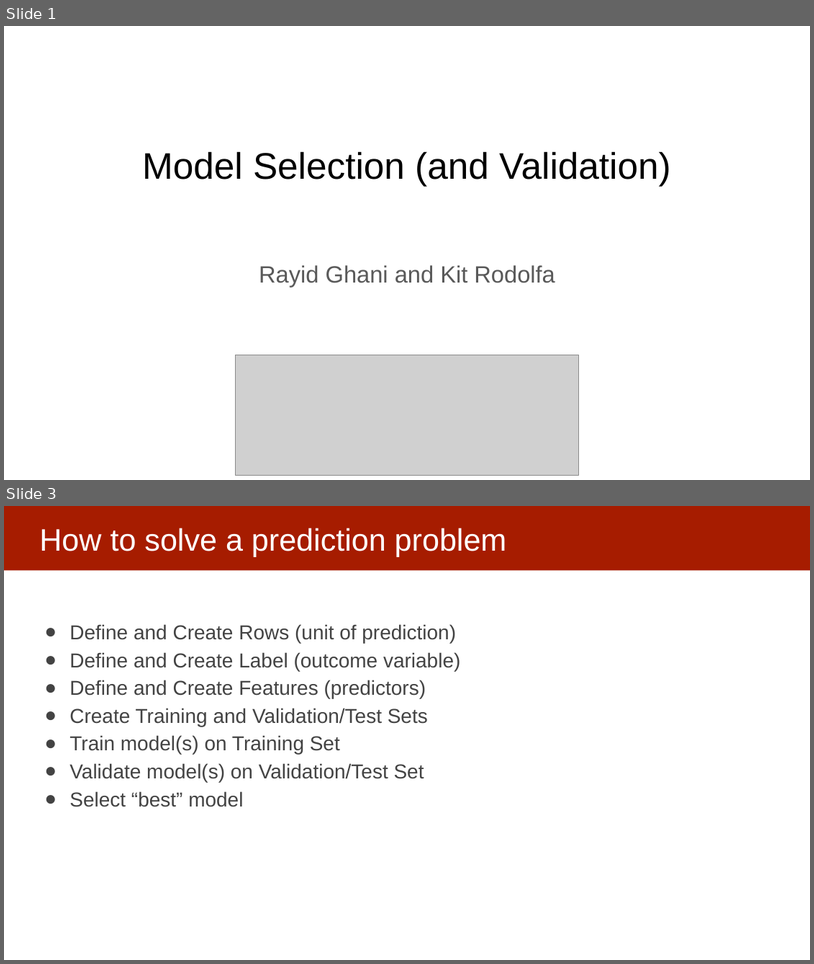
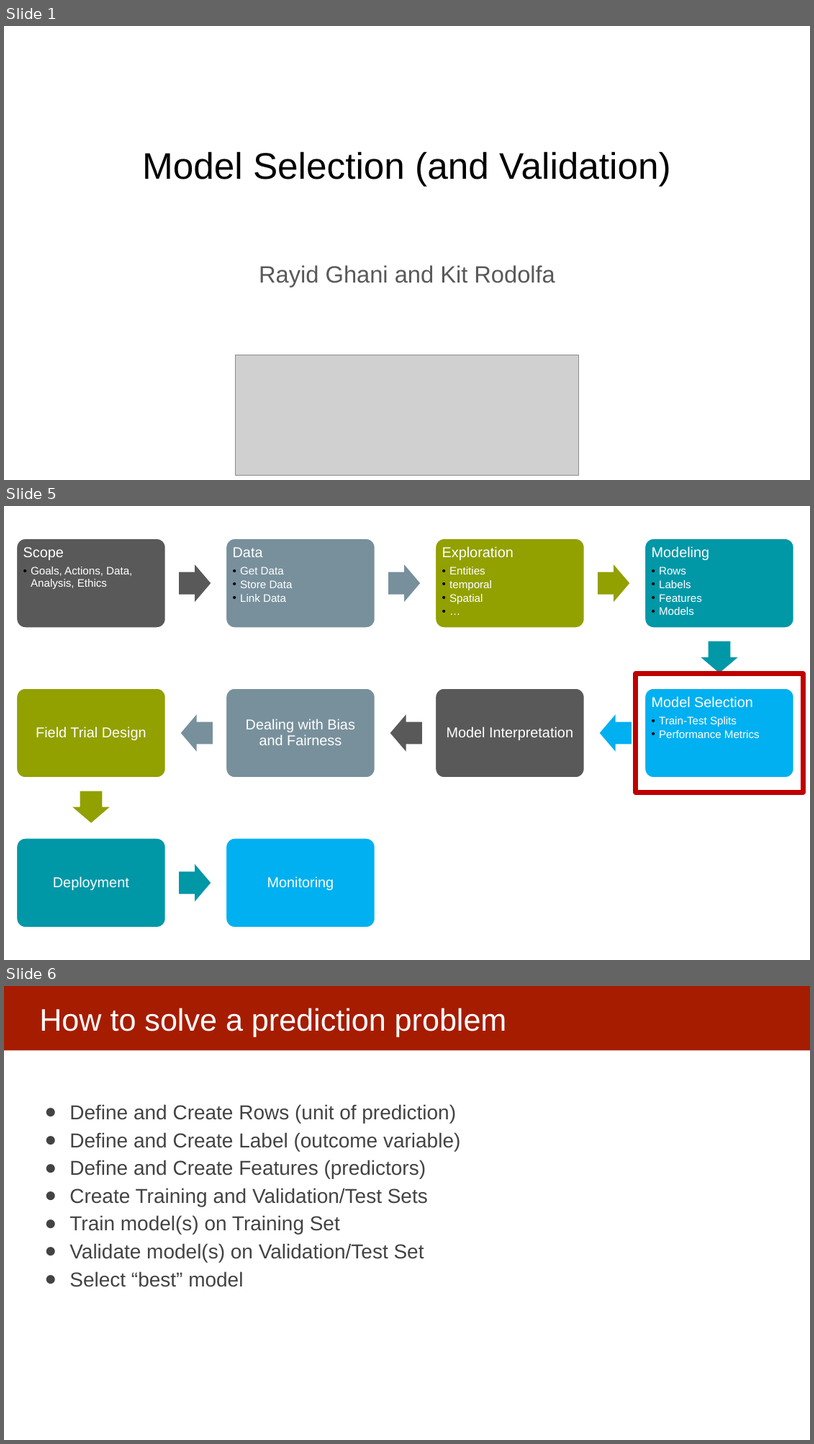
Before and after one commit to dssg/mlforpublicpolicylab, a slide deck: 06 - Performance and Evaluation Pt 1/Model Selection and Validation - Part I.pptx. Shown one above the other, each under a label of ours: slides 1 and 3 before the commit, slides 1, 5 and 6 after it; the slides between them are not shown. The pictures are 814x964 and 814x1444 pixels, drawn with LibreOffice and Linux fonts; fonts in the diff are those of the drawing; grey boxes stand for pictures. Boxes give left, top, right and bottom in pixels: in the first picture for what was removed or moved away, otherwise in the second. Text is boxed around its words. In the diff, an @@ line names an element or a change of style, - is before the commit and + after.

```diff
--- a/06 - Performance and Evaluation Pt 1/Model Selection and Validation - Part I.pptx
+++ b/06 - Performance and Evaluation Pt 1/Model Selection and Validation - Part I.pptx
@@ slide 5 added at (4, 506, 810, 960), background #FFFFFF @@
@@ rectangle added at (636, 674, 804, 792), outline #C00000 6 pt @@
@@ group added at (16, 538, 795, 927): 10 rounded rectangles, 10 texts, 9 right arrows @@
+Scope
+  • Goals, Actions, Data, Analysis, Ethics
+Data
+  • Get Data
+  • Store Data
+  • Link Data
+Exploration
+  • Entities
+  • temporal
+  • Spatial
+  • …
+Modeling
+  • Rows
+  • Labels
+  • Features
+  • Models
+Model Selection
+  • Train-Test Splits
+  • Performance Metrics
+Model Interpretation
+Dealing with Bias and Fairness
+Field Trial Design
+Deployment
+Monitoring
@@ what was slide 3 is now slide 6 @@
```
Also in this commit, not shown: 1 slide changed, 3 other slides added, 1 slide removed.
